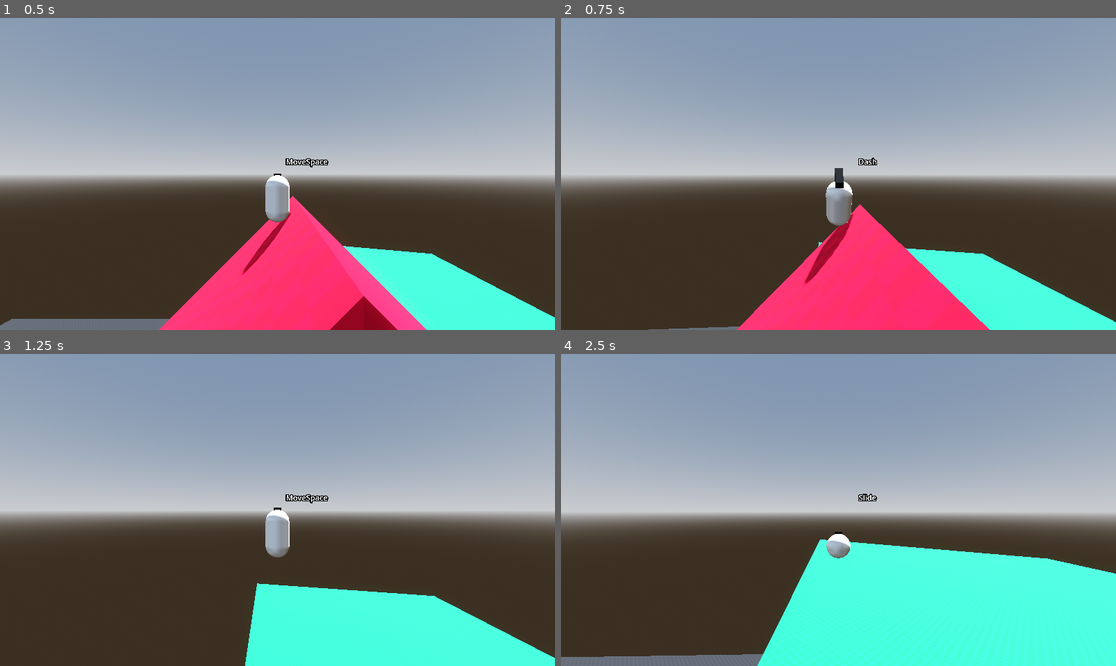
Above: before the commit, frames 1-4 (two rows, left to right).
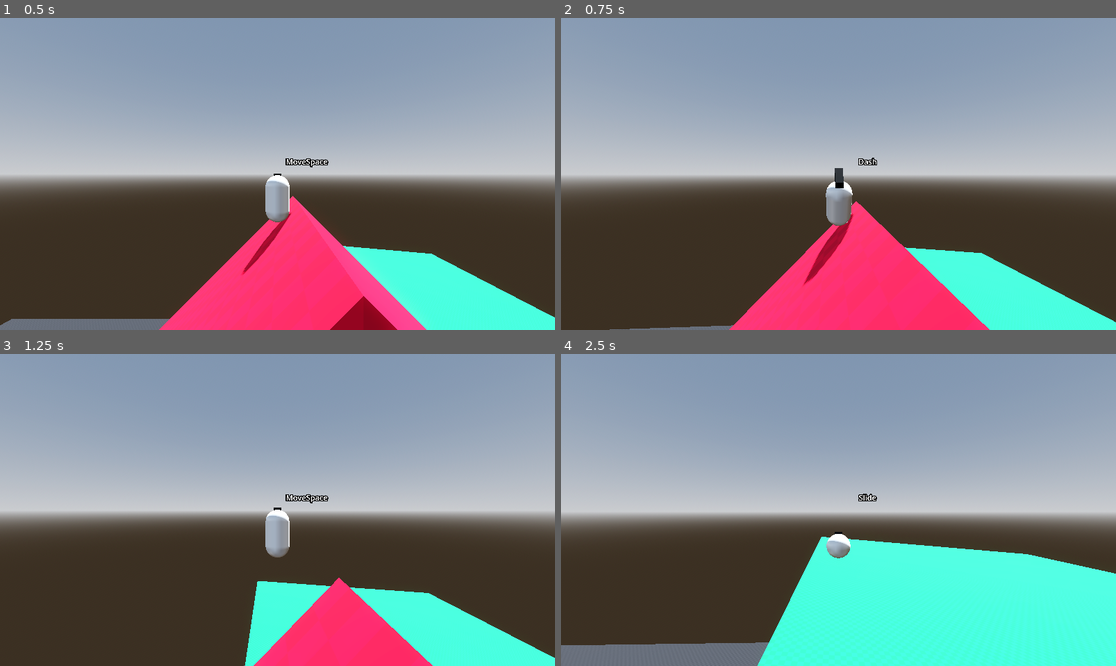
Above: after the commit, the same moments.

Repository: Gjosti/dev-sandbox
Game: Godot game, scene res://Levels/sandbox_level.tscn
Same seed, same stepped clock (60 frames per second), same inputs: the game is played once before the commit and once after it.
Inputs (mouse positions are in pixels of both pictures, inside the frame that each line leads up to):
- Up to frame 1 (0.5 s): no input
- Up to frame 2 (0.75 s): move the mouse to (866, 174) at 0.52 s; hold W (move_forward) from 0.53 s (still down); hold Shift (dash) from 0.53 s (still down); click (866, 174) at 0.67 s
- Up to frame 3 (1.25 s): keep holding W (move_forward); keep holding Shift (dash); tap Space (jump) at 0.77 s
- Up to frame 4 (2.5 s): keep holding W (move_forward); move the mouse to (810, 510) at 1.27 s; release Shift (dash) at 1.28 s; click (810, 510) at 1.35 s; tap Space (jump) at 1.52 s; tap Shift (dash) at 1.55, 2.3 s; move the mouse to (849, 503) at 2.02 s; hold Ctrl (crouch) from 2.03 s (still down)

Frame 1 is identical in both runs. In frame 2, 0.6% of the frame differs, in the area x 8-77%, y 58-100%; in frame 3, 4.8%, in the area x 43-79%, y 71-100%; in frame 4, 1.7%.

Commit message:
Dash velocity is now additive to current player velocity, also clamped to avoid both weak dashes and overpowered dashes

Diff:
--- a/Player/dash.gd
+++ b/Player/dash.gd
@@ -4,7 +4,9 @@
 @export var dash_cooldown: float = 0.5
 @export var extra_dashes: int = 1
 @export var dash_duration: float = 0.5
-@export var dash_speed_modifier: float = 3.0
+@export var dash_speed_modifier: float = 2.0
+@export var min_dash_speed: float = 6
+@export var max_dash_speed: float = 25
 @onready var timer: Timer = $Timer
 
 var direction: Vector3 = Vector3.ZERO
@@ -17,7 +19,7 @@
 		dash()
 
 func _physics_process(_delta: float) -> void:
-	check_and_refresh_dashes()
+	ground_refresh_dashes()
 
 func dash() -> void:
 	if available_dashes > 0 and timer.is_stopped():
@@ -30,7 +32,9 @@
 		else:
 			direction = -player.rig_pivot.global_transform.basis.z.normalized()
 
-		dash_velocity = direction * player.movement_speed * dash_speed_modifier
+		var base_dash_speed: float = maxf(player._get_horizontal_velocity().length(), min_dash_speed)
+		var clamped_dash_speed: float = clamp(base_dash_speed * dash_speed_modifier, min_dash_speed, max_dash_speed)
+		dash_velocity = direction * clamped_dash_speed
 
 		# Face dash direction
 		if direction.length() > 0.01:
@@ -49,6 +53,6 @@
 
 		is_dashing = false
 
-func check_and_refresh_dashes() -> void:
+func ground_refresh_dashes() -> void:
 	if player.is_on_floor() and timer.is_stopped():
 		available_dashes = extra_dashes
